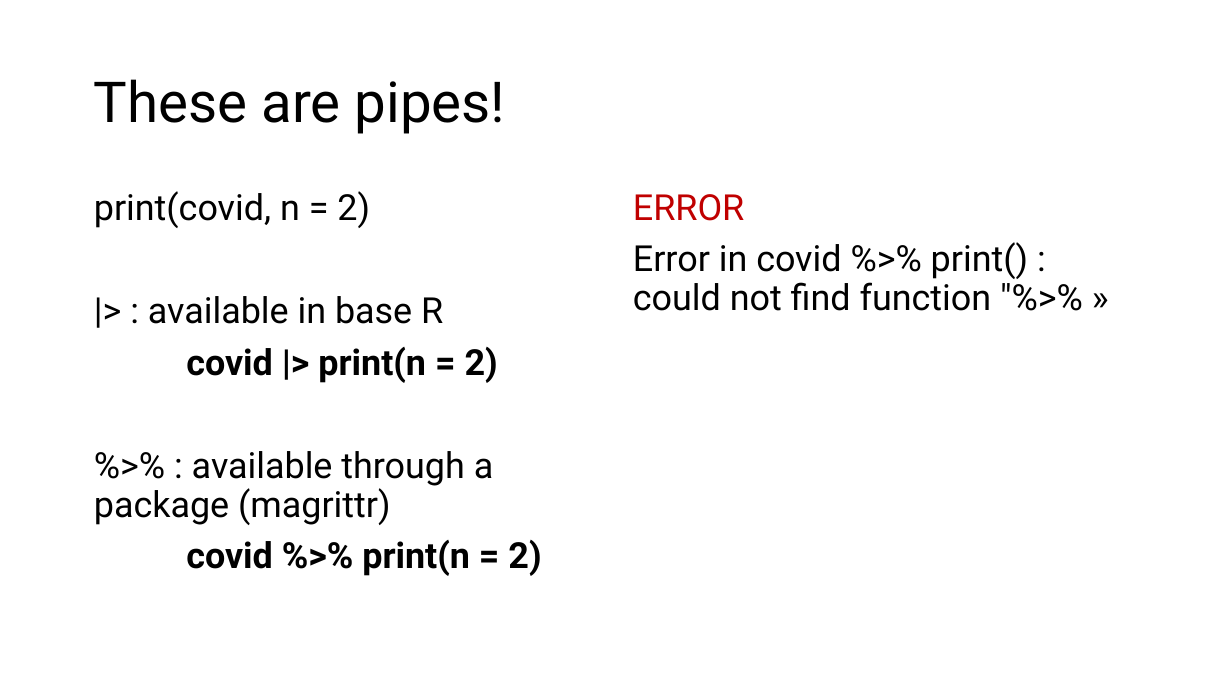
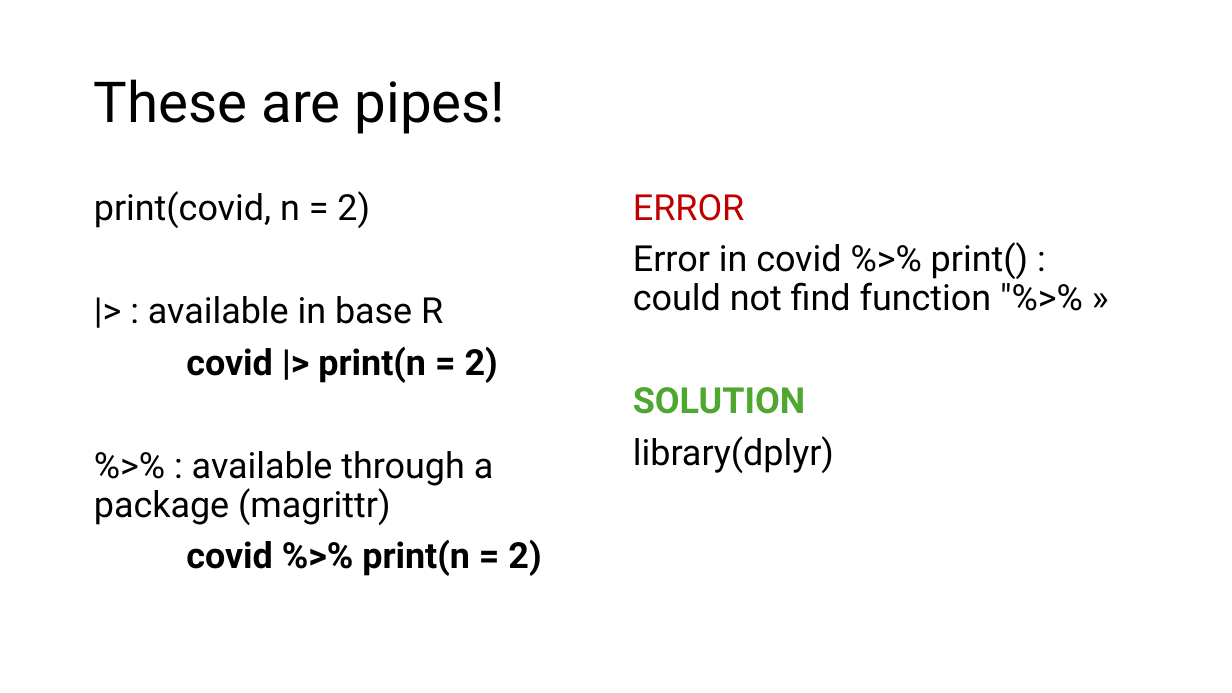
Before and after one commit to IFB-ElixirFr/EBIII_N2, a slide deck: slide 7 of 01R/02_dplyr_intro.pptx. Drawn at 1232x693 pixels with LibreOffice and Linux fonts; fonts in the diff are those of the drawing. Boxes give left, top, right and bottom in pixels: in the first picture for what was removed or moved away, otherwise in the second. Text is boxed around its words. In the diff, an @@ line names an element or a change of style, - is before the commit and + after.

```diff
--- a/01R/02_dplyr_intro.pptx
+++ b/01R/02_dplyr_intro.pptx
@@ text at <box>633,387,834,473</box>: paragraphs added @@
+SOLUTION
+library(dplyr)
```
Also in this commit, not shown: 1 other slide changed, 1 slide added, 27 other files.
